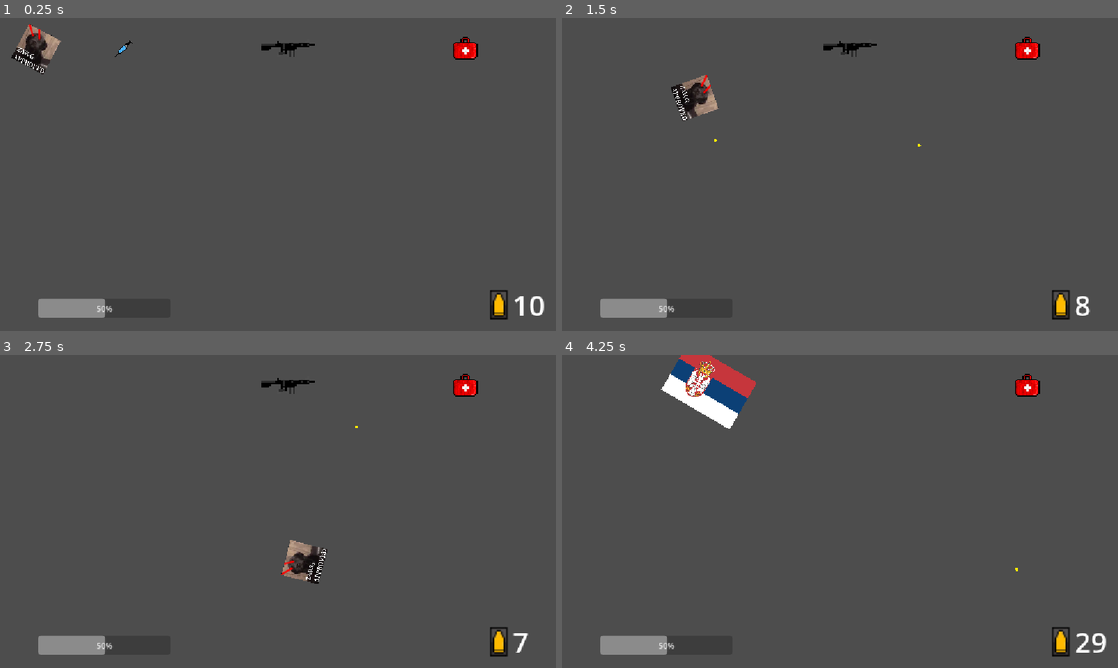
Above: before the commit, frames 1-4 (two rows, left to right).
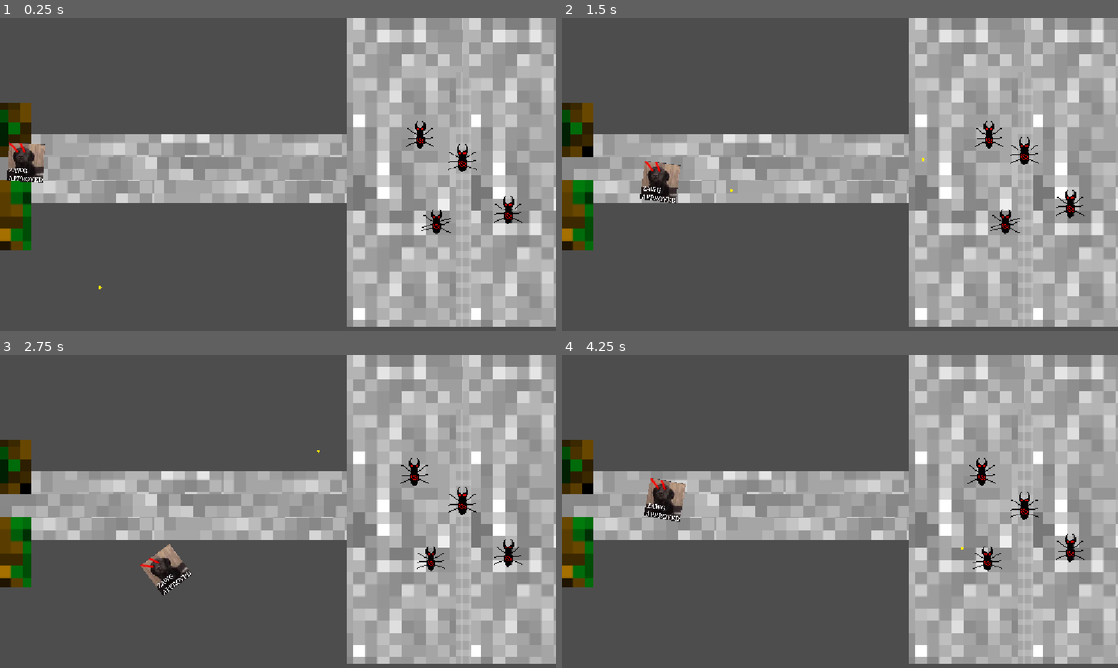
Above: after the commit, the same moments.

Repository: vladydad/Invasion_godot
Game: Godot game, scene res://NPC/NPC.tscn
Two runs of this game, one before a commit and one after it. Both use one fixed random seed, a clock stepped at 60 frames per second and the inputs below. Before the commit the project starts from res://Tutorial.tscn. Sound files missing from this copy of the repository are replaced by a short silence.
Inputs (mouse positions are in pixels of both pictures, inside the frame that each line leads up to):
- Up to frame 1 (0.25 s): no input
- Up to frame 2 (1.5 s): move the mouse to (962, 158) at 0.52 s; hold Right (ui_right) 0.53-1.28 s; click (962, 158) at 0.6 s; move the mouse to (728, 190) at 1.27 s; hold Down (ui_down) from 1.28 s (still down); click (728, 190) at 1.35 s
- Up to frame 3 (2.75 s): move the mouse to (333, 442) at 2.02 s; release Down (ui_down) at 2.03 s; hold Right (ui_right) from 2.03 s (still down); click (333, 442) at 2.1 s
- Up to frame 4 (4.25 s): move the mouse to (812, 574) at 2.77 s; release Right (ui_right) at 2.78 s; hold Up (ui_up) 2.78-3.53 s; click (812, 574) at 2.85 s; move the mouse to (1006, 558) at 3.52 s; hold Left (ui_left) from 3.53 s (still down); click (1006, 558) at 3.6 s

The runs differ from the first frame. In frame 1, 54% of the frame differs, in the area x 0-100%, y 0-99%; in frame 2, 54%; in frame 3, 55%; in frame 4, 55%.
Error after the commit: Invalid assignment of property or key 'text' with value of type 'String' on a base object of type 'null instance'. (res://player.gd:64)

Commit message:
aaaa

Diff:
--- a/invasion/NPC/NPC.tscn
+++ b/invasion/NPC/NPC.tscn
@@ -13249,6 +13249,8 @@
 sources/0 = SubResource("TileSetAtlasSource_twre2")
 sources/1 = SubResource("TileSetAtlasSource_wke4b")
 
+[sub_resource type="SpriteFrames" id="SpriteFrames_kudnw"]
+
 [sub_resource type="AtlasTexture" id="AtlasTexture_cy3bc"]
 atlas = ExtResource("6_wdwhe")
 region = Rect2(0, 0, 640, 960)
@@ -13319,6 +13321,12 @@
 tile_map_data = PackedByteArray("AAAAABIAAQAZAEsAAAAAABMAAQAZAEwAAAAAABQAAQAZAE0AAAABABIAAQAaAEsAAAABABMAAQAaAEwAAAABAB …(24320 unchanged characters)…
 tile_set = SubResource("TileSet_1ss65")
 
+[node name="CharacterBody2D2" type="CharacterBody2D" parent="." unique_id=602607490]
+position = Vector2(198, 789)
+
+[node name="AnimatedSprite2D" type="AnimatedSprite2D" parent="CharacterBody2D2" unique_id=242707310]
+sprite_frames = SubResource("SpriteFrames_kudnw")
+
 [node name="NPC1" type="CharacterBody2D" parent="." unique_id=324112734 groups=["npcs", "player"]]
 script = ExtResource("1_qm8nd")
 
@@ -13328,7 +13336,9 @@
 position = Vector2(892, 418)
 scale = Vector2(0.11367172, 0.08281251)
 sprite_frames = SubResource("SpriteFrames_ial2q")
-animation = &"IDLE"
+animation = &"WALK"
+frame = 1
+frame_progress = 0.13291861
 
 [node name="Timer" type="Timer" parent="NPC1" unique_id=676454954]
 
@@ -13389,6 +13399,7 @@
 scale = Vector2(1, 0.99999994)
 
 [node name="CharacterBody2D" parent="." unique_id=435993497 instance=ExtResource("6_cy3bc")]
-position = Vector2(101, 304)
+position = Vector2(48, 296)
 
 [node name="Area2D" parent="CharacterBody2D" unique_id=498525149 instance=ExtResource("8_wke4b")]
+position = Vector2(182, 428)
--- a/invasion/project.godot
+++ b/invasion/project.godot
@@ -11,7 +11,7 @@
 [application]
 
 config/name="Invasion"
-run/main_scene="uid://veb1nhvkxalg"
+run/main_scene="uid://dwtms15a568aa"
 config/features=PackedStringArray("4.7", "Forward Plus")
 
 [display]
